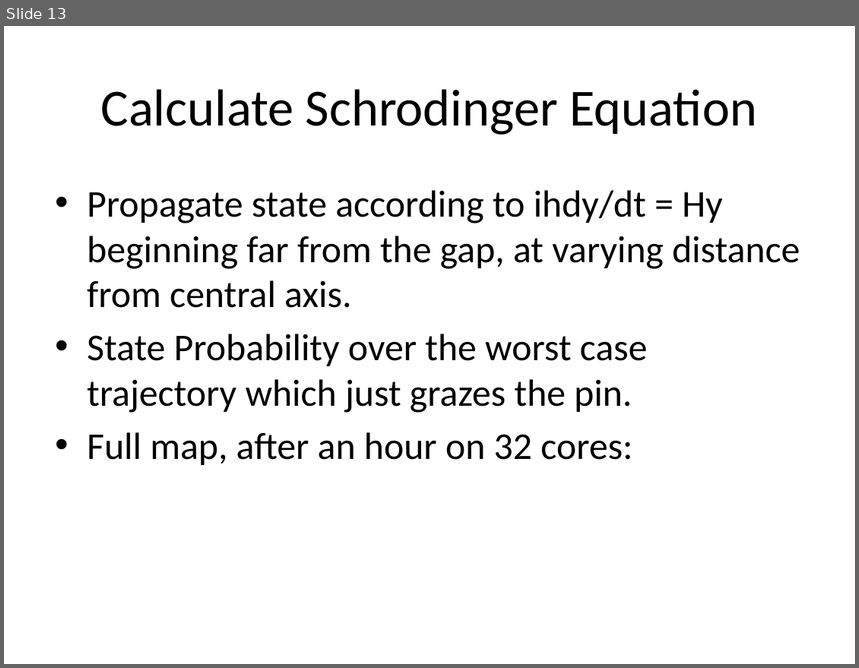
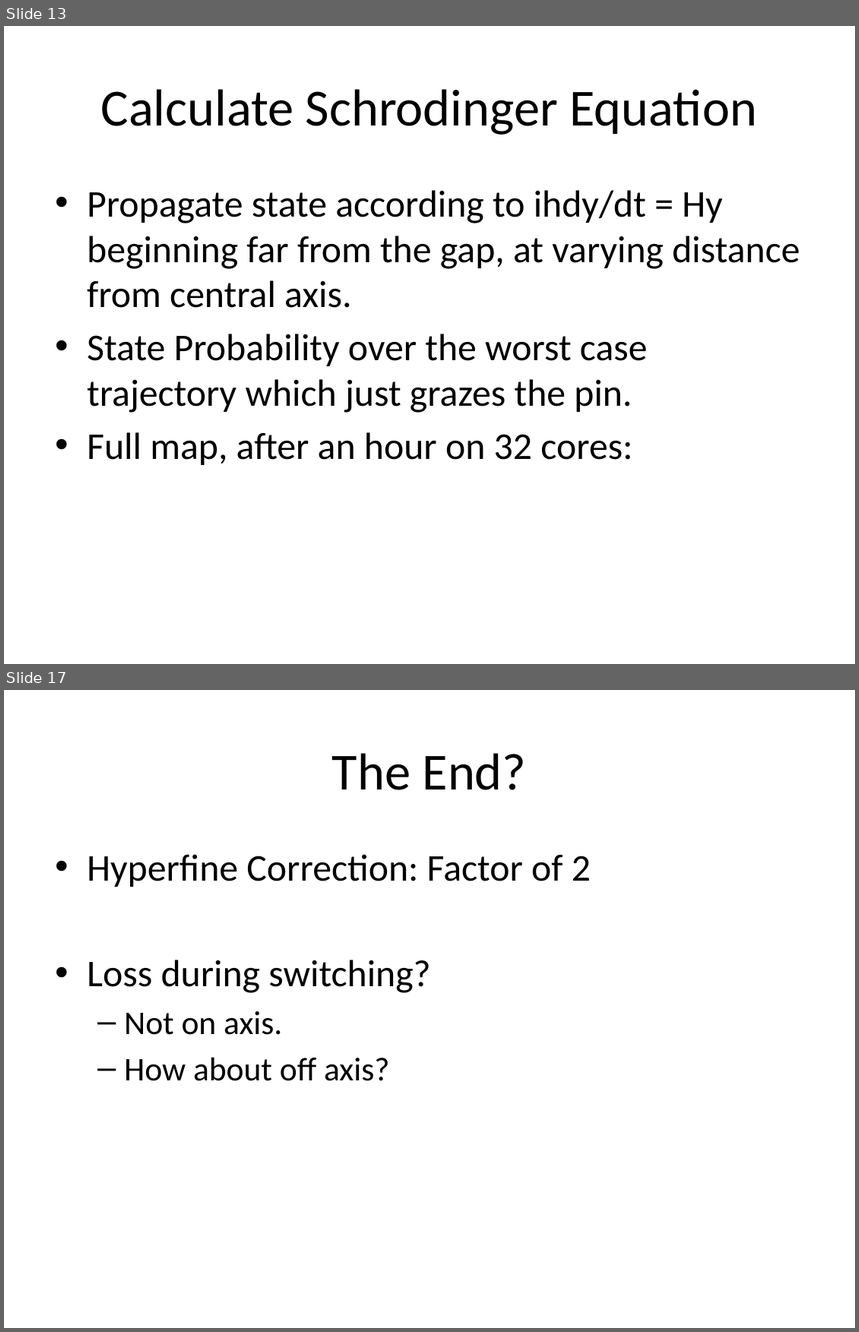
Before and after one commit to dreens/nonAdiabatic, a slide deck: nonAdiabatic.pptx. Shown one above the other, each under a label of ours: slide 13 before the commit, slides 13 and 17 after it; the slides between them are not shown. The pictures are 859x668 and 859x1332 pixels, drawn with LibreOffice and Linux fonts; fonts in the diff are those of the drawing. Boxes give left, top, right and bottom in pixels: in the first picture for what was removed or moved away, otherwise in the second. Text is boxed around its words. In the diff, an @@ line names an element or a change of style, - is before the commit and + after.

Commit message:
Hyperfine Explorations.

```diff
--- a/nonAdiabatic.pptx
+++ b/nonAdiabatic.pptx
@@ slide 17 added at [4,690,855,1328], background #FFFFFF @@
@@ title added at [332,753,527,790], 44 pt, text #000000 @@
+The End?
@@ text added at [87,854,591,1081], 32 pt, text #000000 @@
+• Hyperfine Correction: Factor of 2
+• Loss during switching?
+  – Not on axis.
+  – How about off axis?
```
Also in this commit, not shown: 2 slides changed, 1 other slide added, 8 other files.
